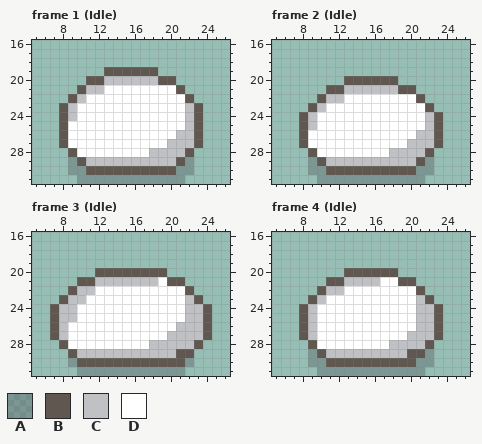
Pixel-art file -- rawresources/RAWSPRITES/PLCs/plc_slime01.aseprite. Above is the file before it was changed.
32x32 pixels, 49 frames. Colours within 5 levels of each other are drawn and written as one. Shown: frame 1 (Idle): x 5..26, y 16..31; frame 2 (Idle): x 5..26, y 16..31; frame 3 (Idle): x 5..26, y 16..31; frame 4 (Idle): x 5..26, y 16..31. The commit also changed other frames, which this record leaves out.
Visible layers, top first: "back", "vfx", "front", "side", "shadow".
Palette (. is transparent): A #2e222f40  B #5f5750  C #c0c1c5  D #ffffff
Pixels before, frame 1 (Idle), first column x 8:
19 .....BBBBBB.....
20 ...BBCCCCCCBB...
21 ..BCCDDDDDDDDB..
22 .BCDDDDDDDDDDDB.
23 BCDDDDDDDDDDDDCB
24 BCDDDDDDDDDDDDCB
25 BDDDDDDDDDDDDDCB
26 BDDDDDDDDDDDDCCB
27 BDDDDDDDDDDDCCCB
28 .BDDDDDDDDCCCCB.
29 .ABCCCCCCCCCCBA.
30 .AABBBBBBBBBBAA.
31 ..AAAAAAAAAAAA..
Pixels before, frame 2 (Idle), first column x 8:
20 .....BBBBBB.....
21 ...BBCCCCCCBB...
22 ..BCCDDDDDDDDB..
23 .BCDDDDDDDDDDDB.
24 BCDDDDDDDDDDDDCB
25 BCDDDDDDDDDDDDCB
26 BDDDDDDDDDDDDCCB
27 BDDDDDDDDDDDCCCB
28 .BDDDDDDDDCCCCB.
29 .ABCCCCCCCCCCBA.
30 .AABBBBBBBBBBAA.
31 ..AAAAAAAAAAAA..
Pixels before, frame 3 (Idle), first column x 7:
20 .....BBBBBBBB.....
21 ...BBCCCCCCCDBB...
22 ..BCCDDDDDDDDDDB..
23 .BCCDDDDDDDDDDDCB.
24 BCCDDDDDDDDDDDDCCB
25 BCCDDDDDDDDDDDDCCB
26 BCDDDDDDDDDDDDCCCB
27 BCDDDDDDDDDDDCCCCB
28 .BDDDDDDDDDCCCCCB.
29 ..BCCCCCCCCCCCBB..
30 ..ABBBBBBBBBBBBA..
31 ...AAAAAAAAAAAA...
Pixels before, frame 4 (Idle), first column x 8:
20 .....BBBBBB.....
21 ...BBCCCCDDBB...
22 ..BCCDDDDDDDDB..
23 .BCDDDDDDDDDDCB.
24 BCDDDDDDDDDDDCCB
25 BCDDDDDDDDDDDCCB
26 BCDDDDDDDDDDDCCB
27 BCDDDDDDDDDDCCCB
28 .BDDDDDDDDCCCCB.
29 .ABCCCCCCCCCBBA.
30 .AABBBBBBBBBBAA.
31 ..AAAAAAAAAAAA..
The same view after the edit:
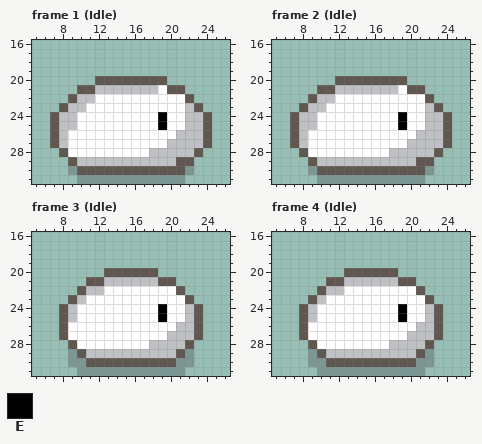
Colours new in this view: E #000000
From the commit log: Melhorando animações do slime
Diff:
layer "front" now hidden
layer "back" now hidden
Changed rows in their new state; - is an unchanged pixel.
Frame 1 (Idle):
first column x 7:
19 ------......------
20 ----.-BBBBBB-.----
21 ----B-CCCCCC-B----
22 ----C-------------
23 ---C--------------
24 BC----------E---CB
25 BCC---------E---CB
26 BC--------------CB
27 BC--------------CB
28 -BD------------CB-
29 --BC-----------B--
30 ---B----------B---
Frame 2 (Idle):
first column x 7:
20 -----B------B-----
21 ---B-C------D-B---
22 --BC-D--------DB--
23 -BC------------CB-
24 BC----------E---CB
25 BC----------E---CB
26 BC--------------CB
27 BC--------------CB
28 -BD------------CB-
29 --BC-----------B--
30 ---B----------B---
Frame 3 (Idle):
first column x 7:
20 -----.------.-----
21 ---.-B------B-.---
22 --.B-C--------B.--
23 -.B------------B.-
24 .B----------E---B.
25 .B----------E---B.
26 .B--------------B.
27 .B--------------B.
28 -.B------------B.-
29 --AB-----------A--
30 ---A----------A---
Frame 4 (Idle):
first column x 9:
21 --------CC---
23 ------------D
24 ----------E-D
25 ----------E-D
26 D------------
27 D------------
29 -----------C-
